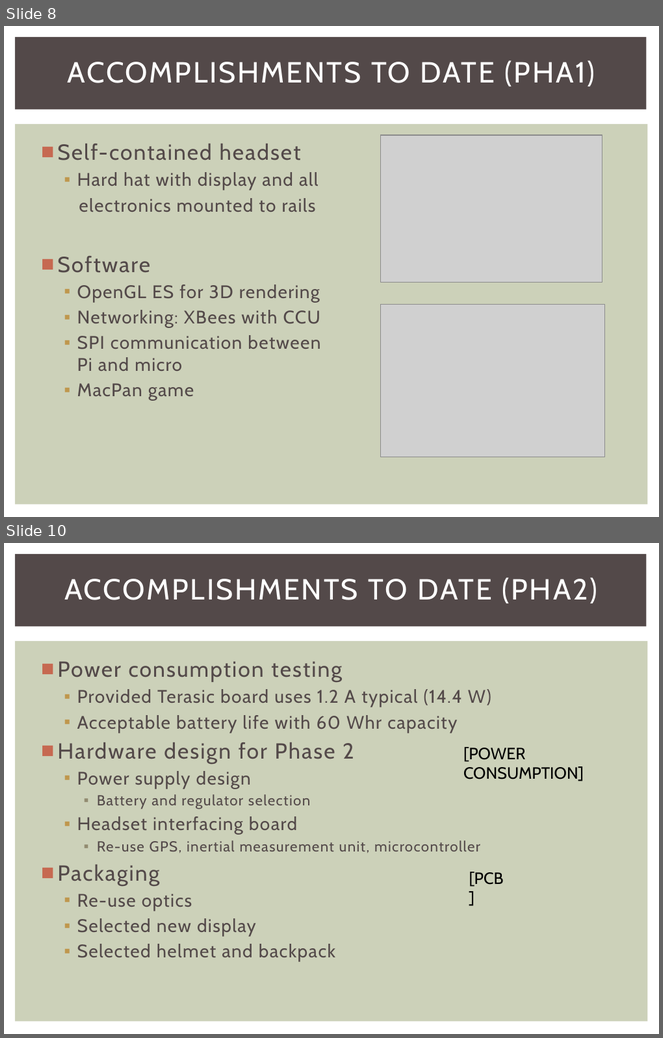
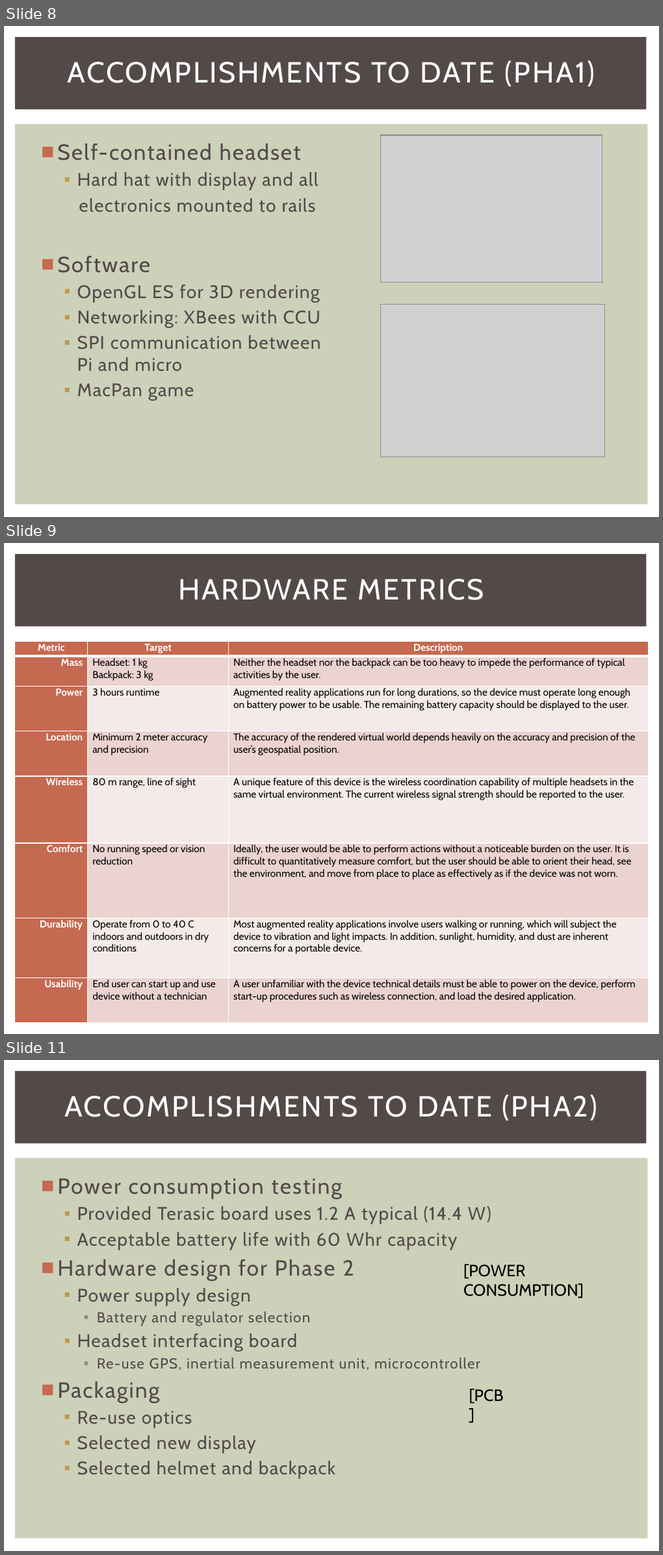
Before and after one commit to snowpuppy/augreality, a slide deck: doc/AugRealityMidReview.pptx. Shown one above the other, each under a label of ours: slides 8 and 10 before the commit, slides 8, 9 and 11 after it; the slides between them are not shown. The pictures are 663x1038 and 663x1555 pixels, drawn with LibreOffice and Linux fonts; fonts in the diff are those of the drawing; grey boxes stand for pictures. Boxes give left, top, right and bottom in pixels: in the first picture for what was removed or moved away, otherwise in the second. Text is boxed around its words. In the diff, an @@ line names an element or a change of style, - is before the commit and + after.

Commit message:
updated performance metrics section of midreview ppt

```diff
--- a/doc/AugRealityMidReview.pptx
+++ b/doc/AugRealityMidReview.pptx
@@ slide 9 added at bbox=[4, 543, 659, 1034], background #FFFFFF; not listed: 2 template elements that a slide beside it also shows @@
@@ title added at bbox=[178, 579, 484, 600], 32 pt, text #FFFFFF @@
+HARDWARE METRICS
@@ table added at bbox=[15, 641, 648, 1023], 8 rows, 3 columns @@
+Metric | Target | Description
+Mass | Headset: 1 kg / Backpack: 3 kg | Neither the headset nor the backpack can be too heavy to impede the performance of typical activities by the user.
+Power | 3 hours runtime | Augmented reality applications run for long durations, so the device must operate long enough on battery power to be usable. The remaining battery capacity should be displayed to the user.
+Location | Minimum 2 meter accuracy and precision | The accuracy of the rendered virtual world depends heavily on the accuracy and precision of the user’s geospatial position.
+Wireless | 80 m range, line of sight | A unique feature of this device is the wireless coordination capability of multiple headsets in the same virtual environment. The current wireless signal strength should be reported to the user.
+Comfort | No running speed or vision reduction | Ideally, the user would be able to perform actions without a noticeable burden on the user. It is difficult to quantitatively measure comfort, but the user should be able to orient their head, see the environment, and move from place to place as effectively as if the device was not worn.
+Durability | Operate from 0 to 40 C indoors and outdoors in dry conditions | Most augmented reality applications involve users walking or running, which will subject the device to vibration and light impacts. In addition, sunlight, humidity, and dust are inherent concerns for a portable device.
+Usability | End user can start up and use device without a technician | A user unfamiliar with the device technical details must be able to power on the device, perform start-up procedures such as wireless connection, and load the desired application.
@@ what was slide 10 is now slide 11 @@
```
Also in this commit, not shown: 1 other slide added, 1 slide removed.
